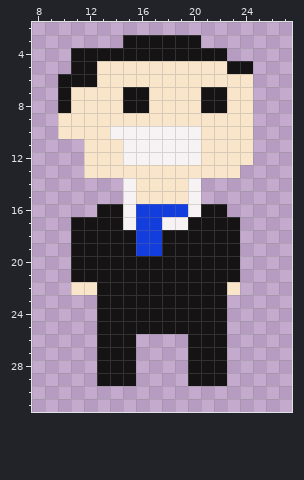
A pixel-art sprite gets an edit: public/_image/Jogo/corretor.png. The picture above is the old version.
The file is 288x288 pixels, drawn in blocks of 9x9; one block is one cell here. Shown: x 8..27, y 2..31. The old version is drawn lined up with the new one.
The same view after the edit:
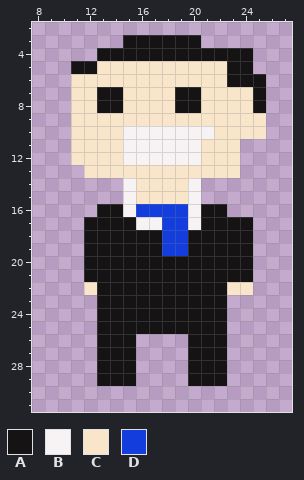
Palette (. is transparent): A #151314  B #f7f2f3  C #f9e6ca  D #143ddd
Edits made:
{"change": "whole drawing moved by +4,+0 (the old picture is shown already moved)"}
{"y":4,"x":11,"old":"AA","new":".."}
{"y":4,"x":23,"old":"..","new":"AA"}
{"y":6,"x":10,"old":"AAA","new":".CC"}
{"y":6,"x":23,"old":"CC.","new":"AAA"}
{"y":7,"x":10,"old":"A","new":"."}
{"y":7,"x":13,"old":"CCAA","new":"AACC"}
{"y":7,"x":19,"old":"CCAA","new":"AACC"}
{"y":7,"x":25,"old":".","new":"A"}
{"y":8,"x":10,"old":"A","new":"."}
{"y":8,"x":13,"old":"CCAA","new":"AACC"}
{"y":8,"x":19,"old":"CCAA","new":"AACC"}
{"y":8,"x":25,"old":".","new":"A"}
{"y":9,"x":10,"old":"C","new":"."}
{"y":9,"x":25,"old":".","new":"C"}
{"y":10,"x":10,"old":"C","new":"."}
{"y":10,"x":14,"old":"B","new":"C"}
{"y":10,"x":21,"old":"C","new":"B"}
{"y":10,"x":25,"old":".","new":"C"}
{"y":11,"x":11,"old":".","new":"C"}
{"y":11,"x":24,"old":"C","new":"."}
{"y":12,"x":11,"old":".","new":"C"}
{"y":12,"x":24,"old":"C","new":"."}
{"y":17,"x":11,"old":"A","new":"."}
{"y":17,"x":15,"old":"BDDBBA","new":"ABBDDB"}
{"y":17,"x":24,"old":".","new":"A"}
{"y":18,"x":11,"old":"A","new":"."}
{"y":18,"x":16,"old":"DDAA","new":"AADD"}
{"y":18,"x":24,"old":".","new":"A"}
{"y":19,"x":11,"old":"A","new":"."}
{"y":19,"x":16,"old":"DDAA","new":"AADD"}
{"y":19,"x":24,"old":".","new":"A"}
{"y":20,"x":11,"old":"A","new":"."}
{"y":20,"x":24,"old":".","new":"A"}
{"y":21,"x":11,"old":"A","new":"."}
{"y":21,"x":24,"old":".","new":"A"}
{"y":22,"x":11,"old":"C","new":"."}
{"y":22,"x":24,"old":".","new":"C"}
{"label":"changed","picture_box":[58,48,266,165]}
{"label":"changed","picture_box":[71,217,253,295]}
